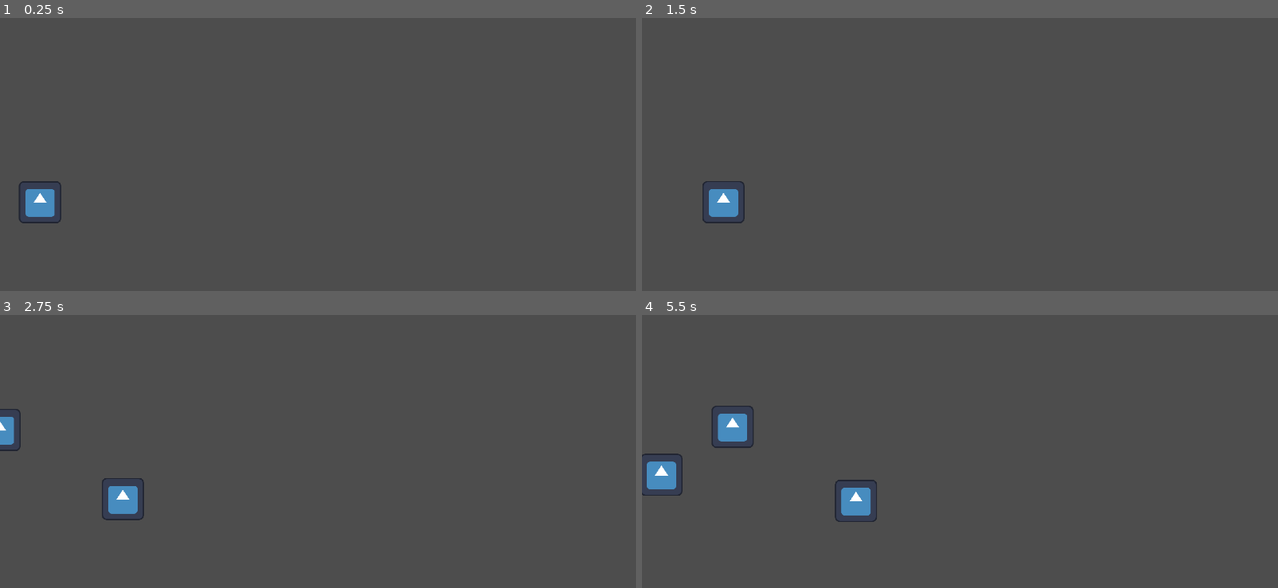
Above: before the commit, frames 1-4 (two rows, left to right).
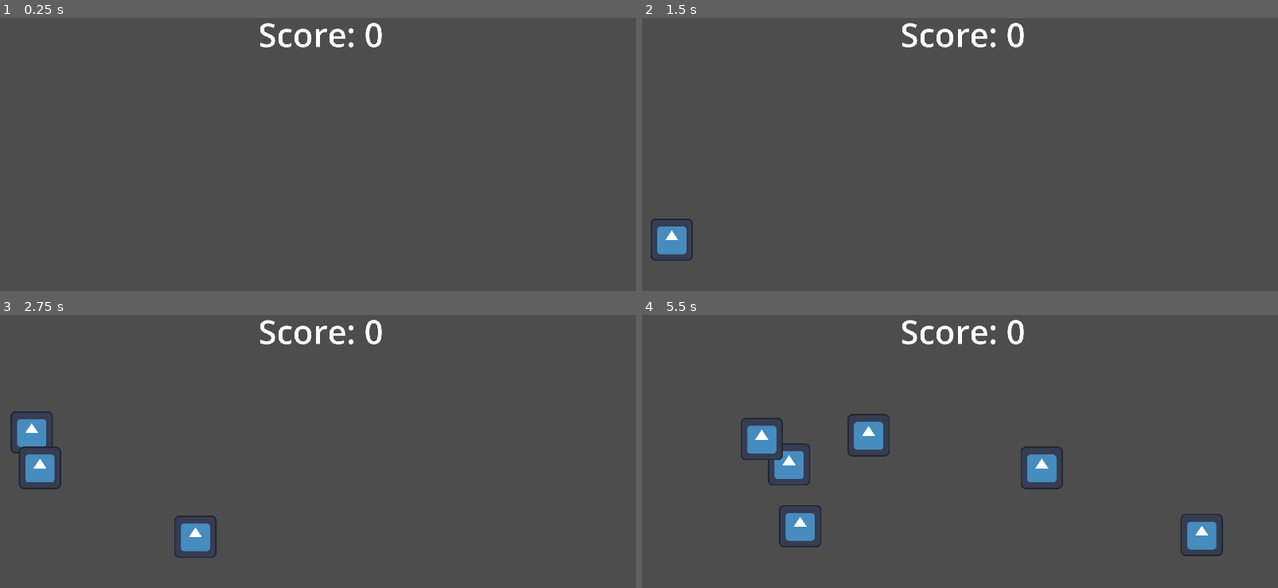
Above: after the commit, the same moments.

Repository: Patradax/sustainable-society-group-af
Game: Godot game, scene res://rivertrash resources/rivergame.tscn
The game is run twice, just before and just after one commit, with the same random seed, the same clock (stepped at 60 frames per second) and the same inputs. This scene is started directly instead of the project's main scene. The engine's default icon, where the game draws it, is replaced by a stand-in: a white triangle on a blue panel in a dark square.
Inputs (mouse positions are in pixels of both pictures, inside the frame that each line leads up to):
- Up to frame 1 (0.25 s): no input
- Up to frame 2 (1.5 s): drag from (692, 200) to (1023, 110) at 0.52 s; drag from (832, 209) to (928, 260) at 1.27 s
- Up to frame 3 (2.75 s): move the mouse to (381, 407) at 2.02 s; tap A (A) at 2.1 s; click (381, 407) at 2.17 s
- Up to frame 4 (5.5 s): drag from (642, 429) to (769, 432) at 2.77 s; move the mouse to (1150, 541) at 3.52 s; tap A (A) at 3.6, 5.1 s; click (1150, 541) at 3.67 s; drag from (769, 432) to (864, 396) at 4.27 s; move the mouse to (648, 476) at 5.02 s; click (648, 476) at 5.17 s

The runs differ from the first frame. In frame 1, 1.2% of the frame differs, in the area x 3-61%, y 1-76%; in frame 2, 1.8%; in frame 3, 3.2%; in frame 4, 5.8%, in the area x 0-92%, y 1-89%.

Commit message:
redid some stuff

Diff:
--- a/rivertrash resources/rivergame.gd
+++ b/rivertrash resources/rivergame.gd
@@ -1,6 +1,10 @@
 extends Node2D
 
+var score : int = 0
+
+@onready var score_text = $UI/score
 @onready var movingtrash = preload("res://rivertrash resources/rivertrash.tscn")
+@onready var timer = $Timer
 
 func get_random_point_in_area() -> Vector2:  # randomly finds spot to spawn trash
 	var min_x = -320
@@ -12,8 +16,9 @@
 	return Vector2(random_x, random_y)
 
 func _ready() -> void:
-	var coord = get_random_point_in_area()
-	print(coord)
+	update_score(0)
+	timer.start()
+	pass
 
 func spawn_trash():#teleports trash to coords upon spawn
 	var spawn_coord = get_random_point_in_area()
@@ -22,7 +27,22 @@
 	add_child(rivertrash)
 	pass
 
+func update_score(score_change):
+	score += score_change
+	score_text.text = "Score: " + str(score)
 
-func _input(event: InputEvent) -> void:
+func _input(_event: InputEvent) -> void:
 	if Input.is_action_just_pressed("A"):
 		spawn_trash()
+
+func _on_timer_timeout() -> void:
+	spawn_trash()
+	timer.start()
+
+
+func _on_area_2d_body_entered(body: Node2D) -> void:
+	update_score(-10)
+	body.queue_free()
+
+func _on_rivertrash_death() -> void:
+	update_score(50)
--- a/rivertrash resources/rivergame.tscn
+++ b/rivertrash resources/rivergame.tscn
@@ -1,24 +1,49 @@
-[gd_scene load_steps=5 format=3 uid="uid://dmi2wp5w7j1mq"]
+[gd_scene load_steps=4 format=3 uid="uid://dmi2wp5w7j1mq"]
 
 [ext_resource type="PackedScene" uid="uid://b8m84eoav7n24" path="res://rivertrash resources/rivertrash.tscn" id="1_cw2e7"]
 [ext_resource type="Script" uid="uid://cmyjwcb2k16jg" path="res://rivertrash resources/rivergame.gd" id="1_juq6d"]
-[ext_resource type="Texture2D" uid="uid://vpndphpx1ecf" path="res://icon.svg" id="3_hxlvb"]
 
-[sub_resource type="RectangleShape2D" id="RectangleShape2D_juq6d"]
-size = Vector2(128, 128)
+[sub_resource type="RectangleShape2D" id="RectangleShape2D_omcy0"]
+size = Vector2(234, 1624)
 
 [node name="Node2D" type="Node2D"]
 script = ExtResource("1_juq6d")
 
-[node name="rivertrash" parent="." instance=ExtResource("1_cw2e7")]
-position = Vector2(96, 584)
+[node name="Timer" type="Timer" parent="."]
 
-[node name="CharacterBody2D" type="CharacterBody2D" parent="."]
-position = Vector2(-256, -128)
+[node name="UI" type="Control" parent="."]
+layout_mode = 3
+anchors_preset = 0
+offset_right = 1936.0
+offset_bottom = 1088.0
+mouse_filter = 2
+
+[node name="score" type="Label" parent="UI"]
+layout_mode = 1
+anchors_preset = 5
+anchor_left = 0.5
+anchor_right = 0.5
+offset_left = -30.5
+offset_right = 30.5
+offset_bottom = 49.0
+grow_horizontal = 2
+theme_override_font_sizes/font_size = 100
+text = "Score: 0
+"
+
+[node name="Area2D" type="Area2D" parent="."]
+position = Vector2(2032, -80)
+collision_layer = 32
+collision_mask = 16
 metadata/_edit_group_ = true
 
-[node name="Sprite2D" type="Sprite2D" parent="CharacterBody2D"]
-texture = ExtResource("3_hxlvb")
+[node name="CollisionShape2D" type="CollisionShape2D" parent="Area2D"]
+position = Vector2(107, 524)
+shape = SubResource("RectangleShape2D_omcy0")
 
-[node name="CollisionShape2D" type="CollisionShape2D" parent="CharacterBody2D"]
-shape = SubResource("RectangleShape2D_juq6d")
+[node name="rivertrash" parent="." instance=ExtResource("1_cw2e7")]
+position = Vector2(192, -744)
+
+[connection signal="timeout" from="Timer" to="." method="_on_timer_timeout"]
+[connection signal="body_entered" from="Area2D" to="." method="_on_area_2d_body_entered"]
+[connection signal="death" from="rivertrash" to="." method="_on_rivertrash_death"]
--- a/rivertrash resources/rivertrash.gd
+++ b/rivertrash resources/rivertrash.gd
@@ -1,4 +1,8 @@
 extends CharacterBody2D
+
+@onready var endpoint = $"../Area2D"
+
+signal death
 
 var freq = 20 # frequency of bounces (going up and down)
 var amp = 150 # range of bounces (going up and down)
@@ -6,6 +10,11 @@
 var speed = 100 # speed of going to right
 var health = 5 #amount of clicks before it goes away
 
+func _ready() -> void:
+	freq = randi_range(10,20)
+	amp = randi_range(100, 500)
+	speed = randi_range(100, 500)
+	pass
 
 func _physics_process(delta: float) -> void:
 	if health >0:
@@ -15,9 +24,10 @@
 		position.x += speed * delta
 	else:
 		print("dies") # kills the trash
+		death.emit()
 		queue_free()
 
 
-func _on_input_event(viewport: Node, event: InputEvent, shape_idx: int) -> void:
+func _on_input_event(_viewport: Node, event: InputEvent, _shape_idx: int) -> void:
 	if event is InputEventMouseButton and event.button_index == MOUSE_BUTTON_LEFT:
 		health -= 1
--- a/rivertrash resources/rivertrash.tscn
+++ b/rivertrash resources/rivertrash.tscn
@@ -7,6 +7,8 @@
 radius = 64.0
 
 [node name="rivertrash" type="CharacterBody2D"]
+collision_layer = 17
+collision_mask = 32
 input_pickable = true
 script = ExtResource("1_8n2e1")
 
--- /dev/null
+++ b/rivertrash resources/rivertrash_endpoint.gd
@@ -0,0 +1 @@
+extends Area2D
--- a/trashsortgame resources/trashsortgame.gd
+++ b/trashsortgame resources/trashsortgame.gd
@@ -1,5 +1,4 @@
 extends Node2D
-
 @onready var trash_scene = preload("res://trashsortgame resources/trash.tscn")
 
 func _process(_delta: float) -> void:
@@ -17,7 +16,7 @@
 	if body.trashtype == $trashcan.bin_type:
 		print("right bin")
 	else:
-		print("wrong bin bin")
+		print("wrong bin")
 
 func _on_recyclebin_body_entered(body: Node2D) -> void:
 	print("Something in recycle bin")
Not shown, added: rivertrash resources/rivertrash_endpoint.gd.uid
